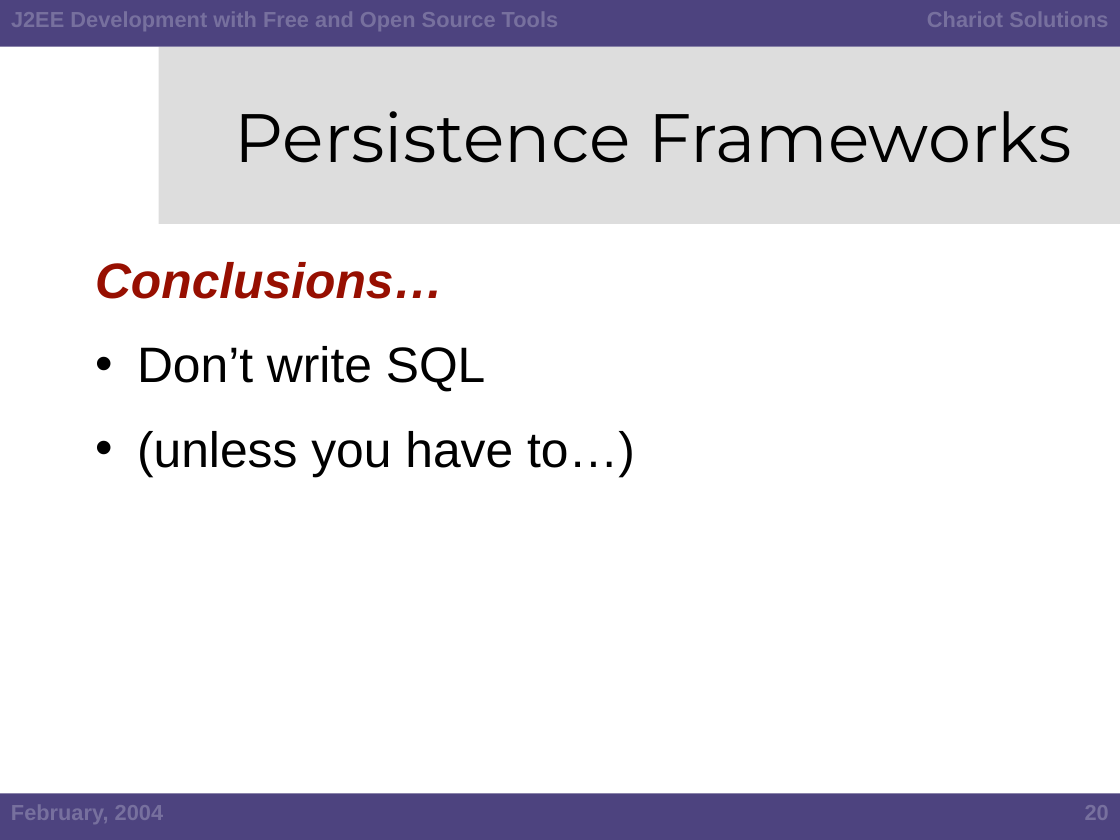
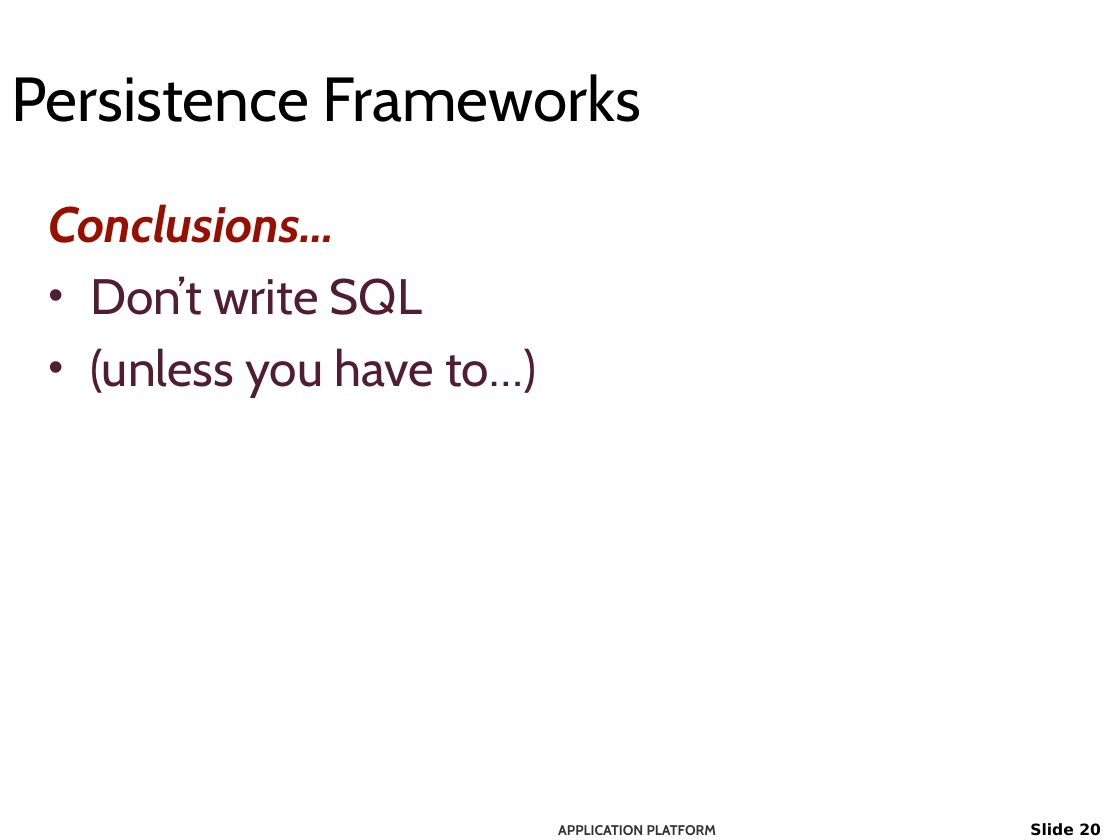
Before and after one commit to netspective/NEFS, a slide deck: slide 20 of support/docs/J2EE Development Using Open Source Software.ppt. Drawn at 1120x840 pixels with LibreOffice and Linux fonts; fonts in the diff are those of the drawing; background and template pictures are left out. Boxes give left, top, right and bottom in pixels: in the first picture for what was removed or moved away, otherwise in the second. Text is boxed around its words. In the diff, an @@ line names an element or a change of style, - is before the commit and + after.

Commit message:
The theme has been replaced, but it's still got foreign content that needs to be replaced and reworked.

```diff
--- a/support/docs/J2EE Development Using Open Source Software.ppt
+++ b/support/docs/J2EE Development Using Open Source Software.ppt
@@ rectangle removed at bbox=[0, 0, 1120, 47] @@
@@ text removed at bbox=[11, 12, 559, 31] @@
-J2EE Development with Free and Open Source Tools
@@ text removed at bbox=[927, 12, 1108, 27] @@
-Chariot Solutions
@@ title "Persistence Frameworks": place and size @@
-title "Persistence Frameworks" at bbox=[235, 111, 1071, 163]
+title "Persistence Frameworks" at bbox=[11, 74, 641, 122]
@@ title "Persistence Frameworks" at bbox=[11, 74, 641, 122]: size 44 to 40 pt, font Montserrat to Cabin; alignment centre to left @@
@@ rectangle removed at bbox=[159, 47, 1120, 224] @@
@@ text "Conclusions…": place and size @@
-text "Conclusions…" at bbox=[95, 262, 635, 477]
+text "Conclusions…" at bbox=[48, 204, 536, 396]
@@ text "Conclusions…" at bbox=[48, 204, 536, 396]: font Arial to Cabin; text colour #000000 to #511D30 in "Don’t write SQL", "(unless you have to…)"; less space between paragraphs; bullet colour #000000 to #511D30 @@
@@ rectangle removed at bbox=[0, 793, 1120, 840] @@
@@ text removed at bbox=[11, 805, 164, 824] @@
-February, 2004
@@ page number removed at bbox=[1085, 805, 1109, 820] @@
-20
@@ text added at bbox=[558, 825, 717, 835], 9 pt, text #333333, bold @@
+APPLICATION PLATFORM
@@ page number added at bbox=[1030, 823, 1101, 836], 10 pt, text #000000, bold @@
+Slide 20
```
Also in this commit, not shown: 87 other slides changed, 1 slide added, 2 slides removed.
